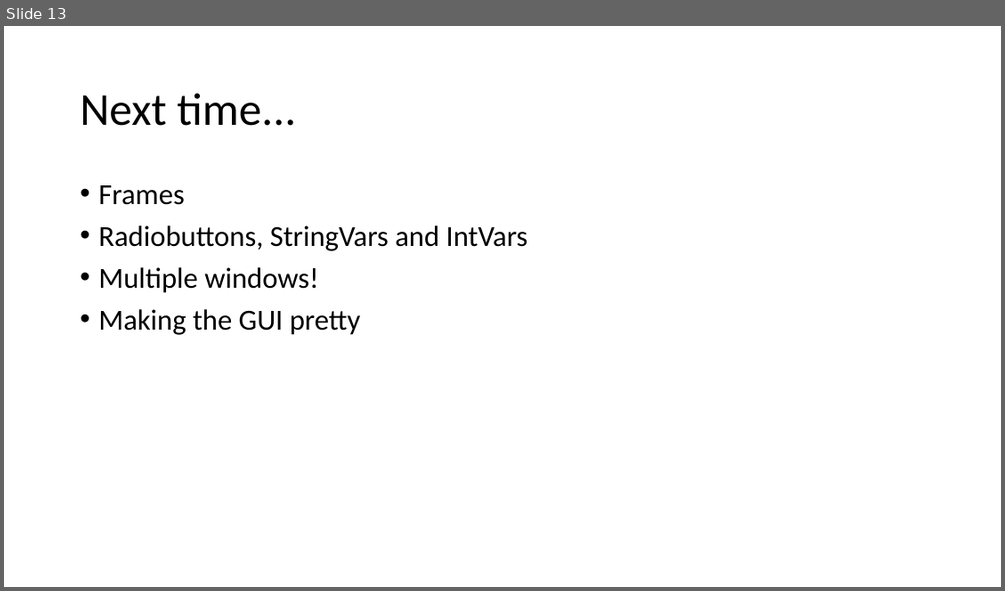
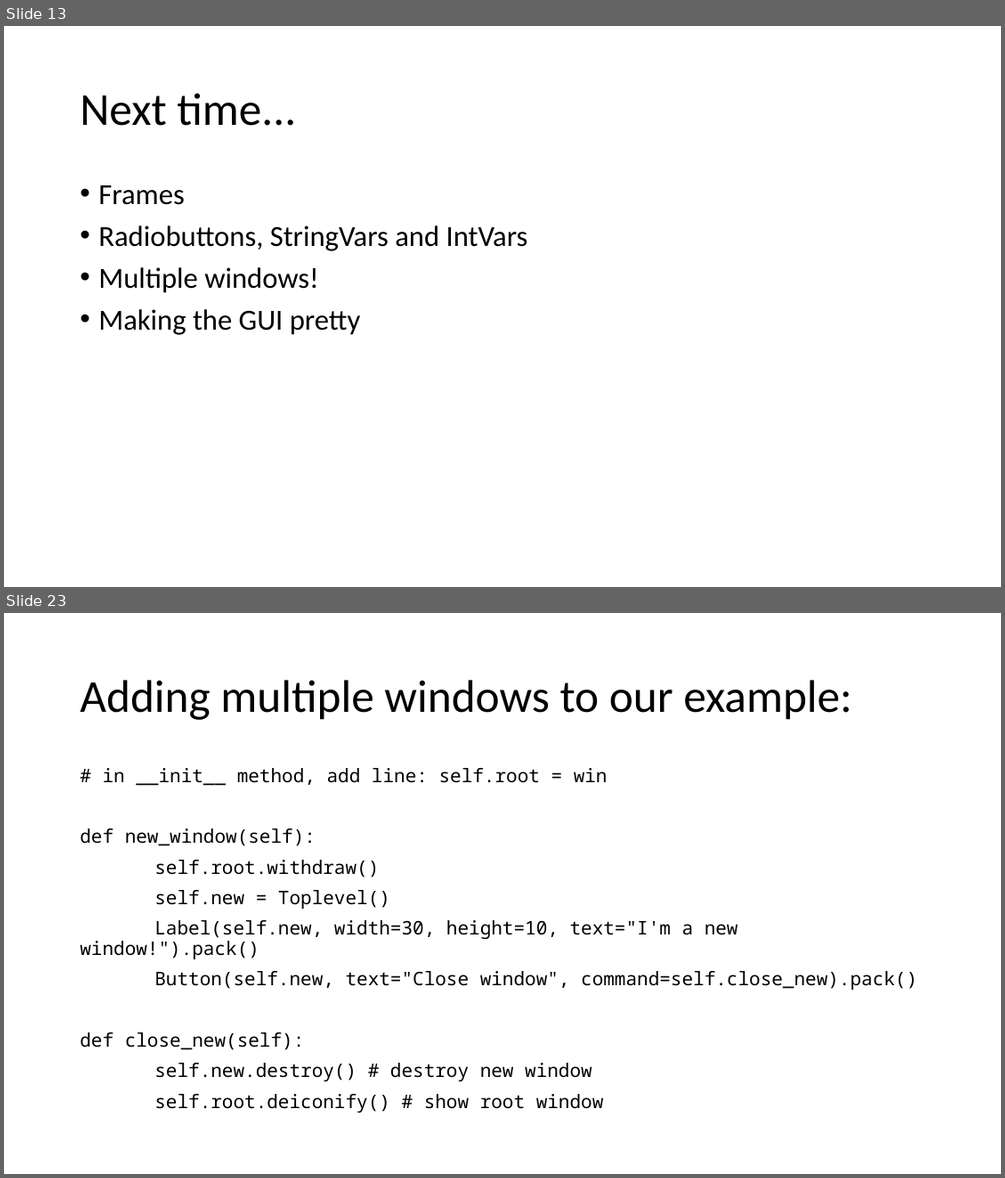
Before and after one commit to sswensen3/cs2316.github.io, a slide deck: slides/tkinter.pptx. Shown one above the other, each under a label of ours: slide 13 before the commit, slides 13 and 23 after it; the slides between them are not shown. The pictures are 1005x591 and 1005x1178 pixels, drawn with LibreOffice and Linux fonts; fonts in the diff are those of the drawing. Boxes give left, top, right and bottom in pixels: in the first picture for what was removed or moved away, otherwise in the second. Text is boxed around its words. In the diff, an @@ line names an element or a change of style, - is before the commit and + after.

```diff
--- a/slides/tkinter.pptx
+++ b/slides/tkinter.pptx
@@ slide 23 added at (x1=4, y1=613, x2=1001, y2=1174), background #FFFFFF @@
@@ title added at (x1=80, y1=680, x2=852, y2=720), 44 pt, text #000000 @@
+Adding multiple windows to our example:
@@ text added at (x1=80, y1=768, x2=917, y2=1112), 18 pt, text #000000 @@
+# in __init__ method, add line: self.root = win
+def new_window(self):
+self.root.withdraw()
+self.new = Toplevel()
+Label(self.new, width=30, height=10, text="I'm a new window!").pack()
+Button(self.new, text="Close window", command=self.close_new).pack()
+def close_new(self):
+self.new.destroy() # destroy new window
+self.root.deiconify() # show root window
```
Also in this commit, not shown: 10 other slides added.
